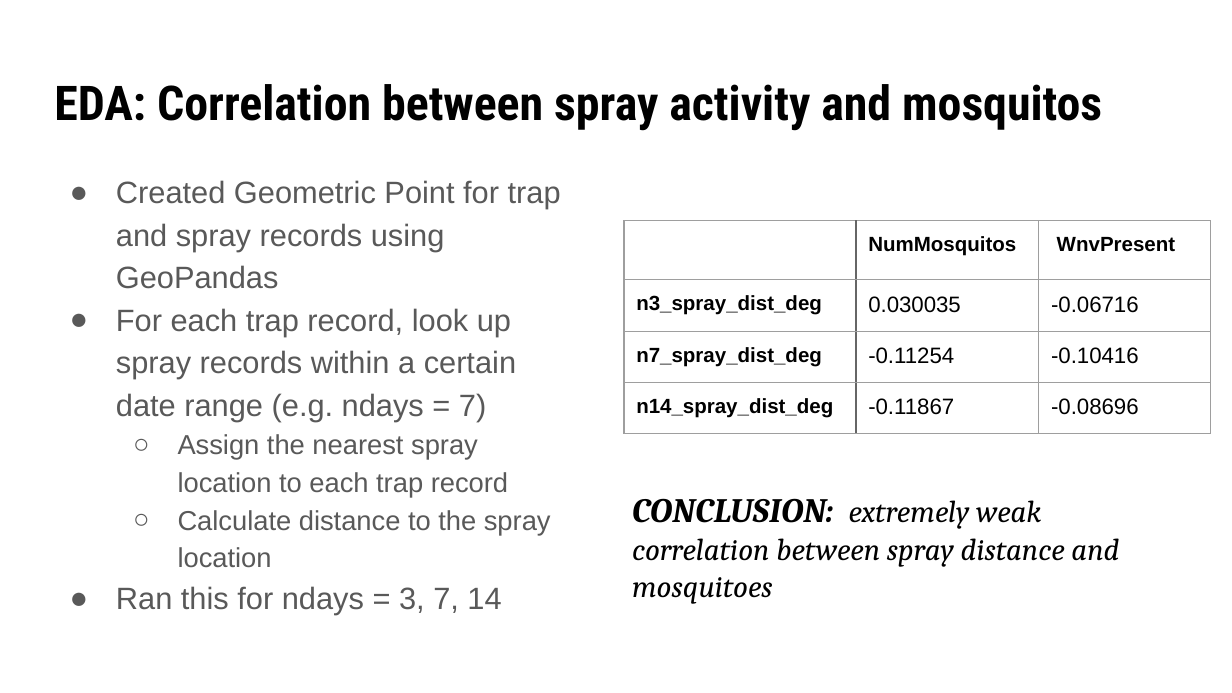
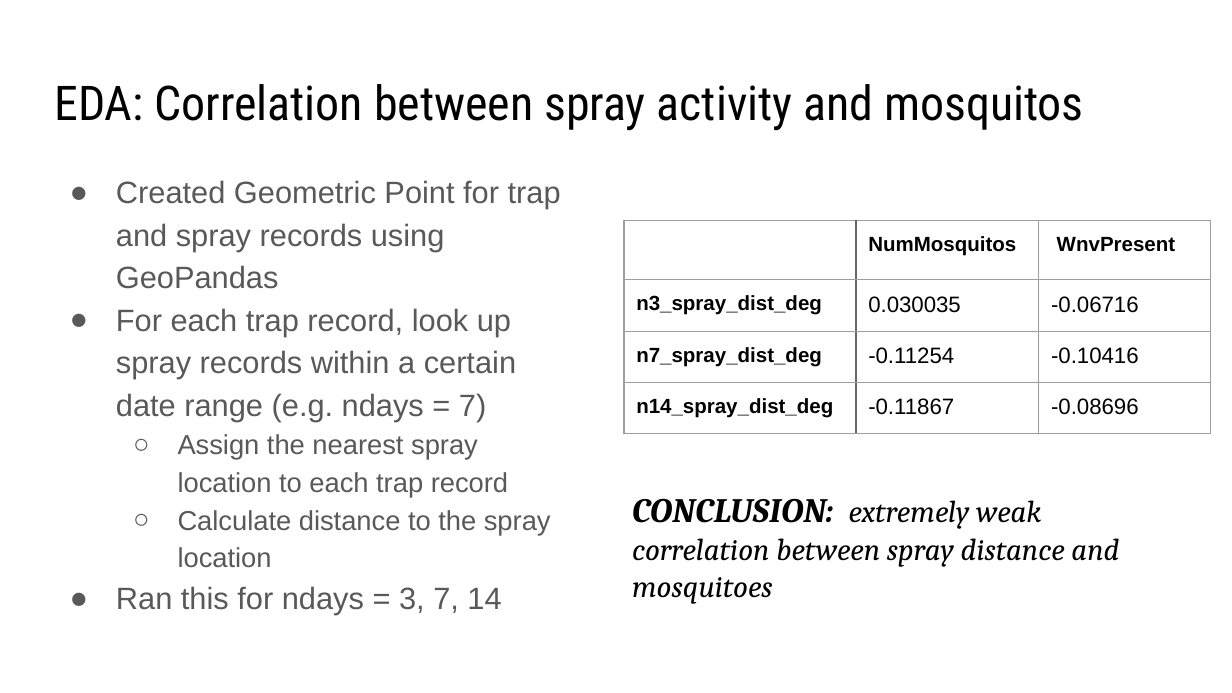
Before and after one commit to zzeniale/West-Nile-Virus-prediction, a slide deck: slide 11 of group_presentation.pptx. Drawn at 1232x693 pixels with LibreOffice and Linux fonts; fonts in the diff are those of the drawing. Boxes give left, top, right and bottom in pixels: in the first picture for what was removed or moved away, otherwise in the second. Text is boxed around its words. In the diff, an @@ line names an element or a change of style, - is before the commit and + after.

```diff
--- a/group_presentation.pptx
+++ b/group_presentation.pptx
@@ title "EDA: Correlation between spray activity ..." at (x1=54, y1=84, x2=1083, y2=131): bold off @@
```
Also in this commit, not shown: 11 other slides changed, 3 slides added, 3 slides removed.
